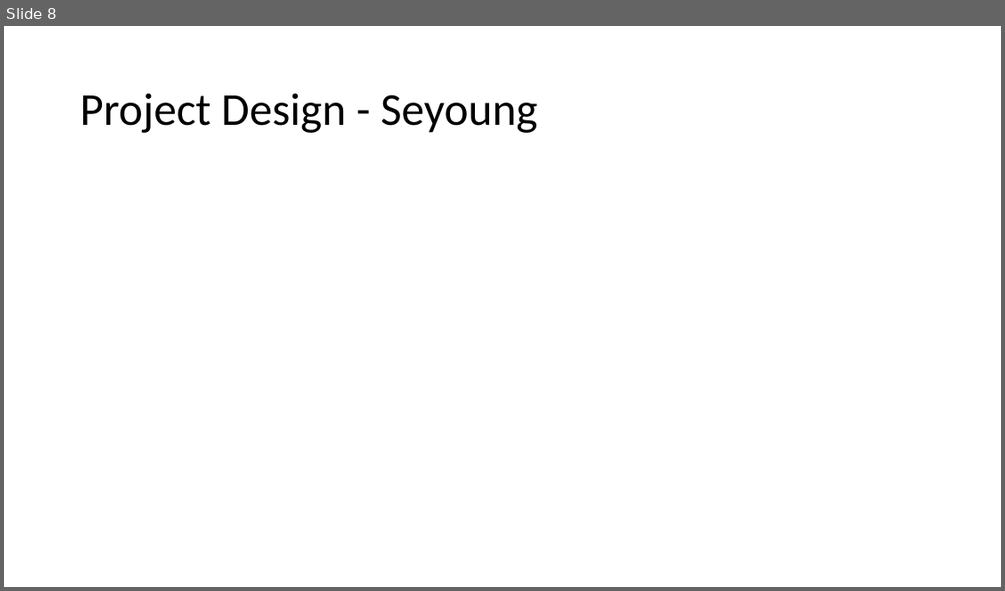
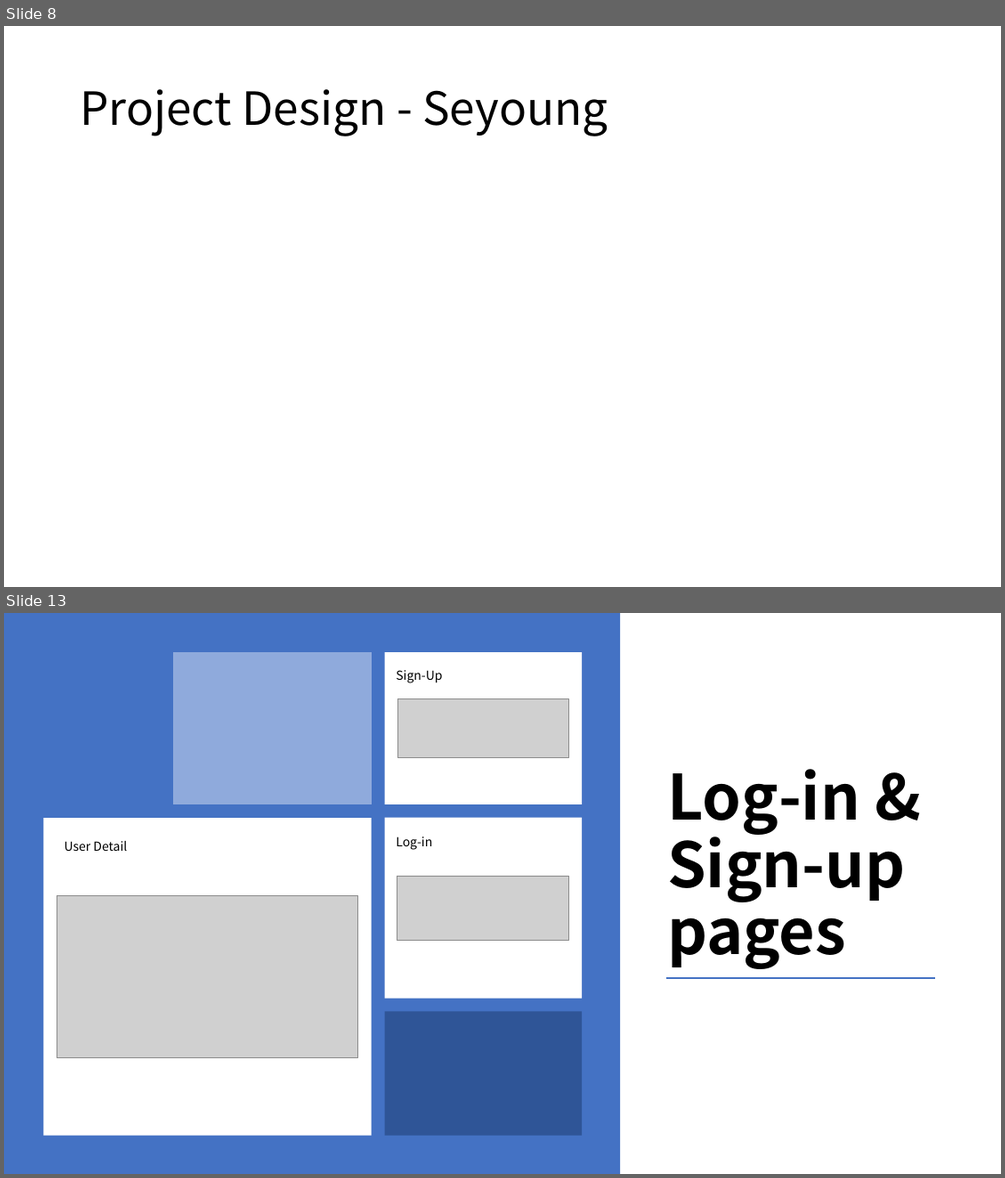
Before and after one commit to BrissyKim/group14, a slide deck: Capstone Management.pptx. Shown one above the other, each under a label of ours: slide 8 before the commit, slides 8 and 13 after it; the slides between them are not shown. The pictures are 1005x591 and 1005x1178 pixels, drawn with LibreOffice and Linux fonts; fonts in the diff are those of the drawing; grey boxes stand for pictures. Boxes give left, top, right and bottom in pixels: in the first picture for what was removed or moved away, otherwise in the second. Text is boxed around its words. In the diff, an @@ line names an element or a change of style, - is before the commit and + after.

```diff
--- a/Capstone Management.pptx
+++ b/Capstone Management.pptx
@@ slide 13 added at (4, 613, 1001, 1174), background #FFFFFF @@
@@ rectangle added at (4, 613, 620, 1174), fill #4472C4 @@
@@ rectangle added at (173, 653, 372, 804), fill #8FAADC @@
@@ rectangle added at (385, 653, 582, 804), fill #FFFFFF @@
@@ text added at (396, 670, 442, 683), 12 pt, text #000000 @@
+Sign-Up
@@ picture added at (397, 699, 568, 757) @@
@@ text added at (667, 769, 905, 969), 60 pt, text #000000, bold @@
+Log-in & Sign-up pages
@@ rectangle added at (44, 818, 372, 1135), fill #FFFFFF @@
@@ rectangle added at (385, 817, 582, 998), fill #FFFFFF @@
@@ text added at (65, 841, 127, 851), 12 pt, text #000000 @@
+User Detail
@@ text added at (396, 836, 432, 850), 12 pt, text #000000 @@
+Log-in
@@ picture added at (396, 876, 568, 940) @@
@@ picture added at (57, 896, 358, 1058) @@
@@ line added from (666, 978) to (935, 978), #4472C4 1.5 pt @@
@@ rectangle added at (385, 1012, 582, 1135), fill #2F5597 @@
@@ slide 8 changed as well @@
@@ title "Project Design - Seyoung" at (80, 89, 607, 136): font Calibri to Noto Sans CJK KR @@
```
Also in this commit, not shown: 7 other slides changed, 4 other slides added, 1 slide removed.
